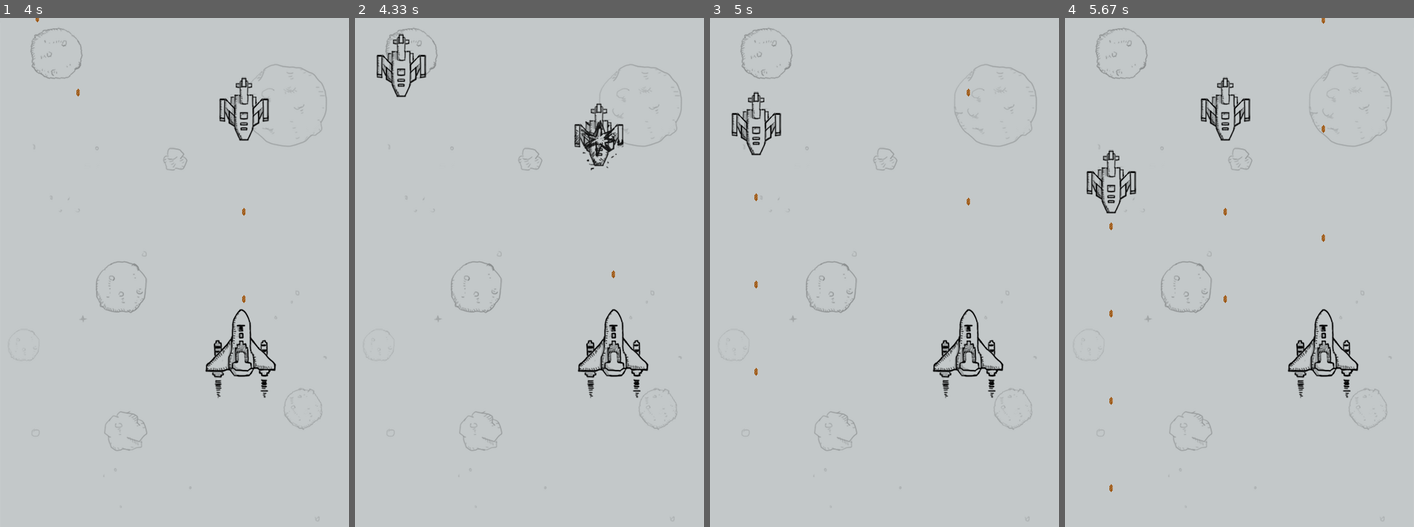
Above: before the commit, frames 1-4 (left to right).
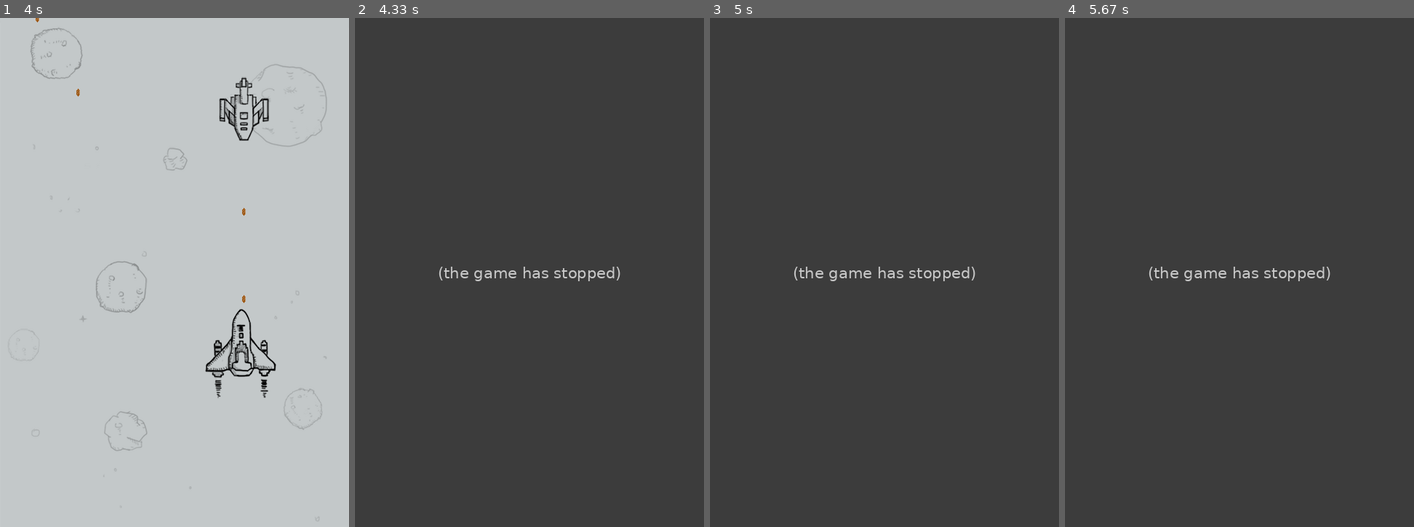
Above: after the commit, the same moments.

Repository: congweiH/AircraftWars-usePyGame
Game: pygame game, started from main.py
Two runs of this game, one before a commit and one after it. Both use one fixed random seed, a clock stepped at 60 frames per second and the inputs below.
Inputs:
- Up to frame 1 (4 s): hold Right 0.33-0.8 s; hold Up 0.83-1.13 s; hold Right 1.17-1.63 s; hold Left 1.67-2.2 s; hold Down 2.23-2.53 s; hold Left 2.57-2.97 s; hold Up 3-3.37 s; hold Right from 3.4 s (still down)
- Up to frame 2 (4.33 s): release Right at 4.03 s
- Up to frame 3 (5 s): no input
- Up to frame 4 (5.67 s): no input

Frame 1 is identical in both runs. In frame 2, 99% of the frame differs, in the area x 0-100%, y 0-100%; in frame 3, 99%; in frame 4, 99%.
After the commit the program exited at 4.2 s; later frames show no game.

Commit message:
玩家飞机遇到敌机得子弹就坠毁

Diff:
--- a/main.py
+++ b/main.py
@@ -54,6 +54,9 @@
         enemy.move()
         enemy.fire(bullet_img)
         enemy.bullets.draw(screen)
+        if len(pygame.sprite.spritecollide(player,enemy.bullets, False,pygame.sprite.collide_mask))>0:
+            player.is_hit = True
+            break
     # 判断玩家是否被击中
     list = pygame.sprite.spritecollide(player, enemies1, False, pygame.sprite.collide_mask)
     if len(list)>0:
